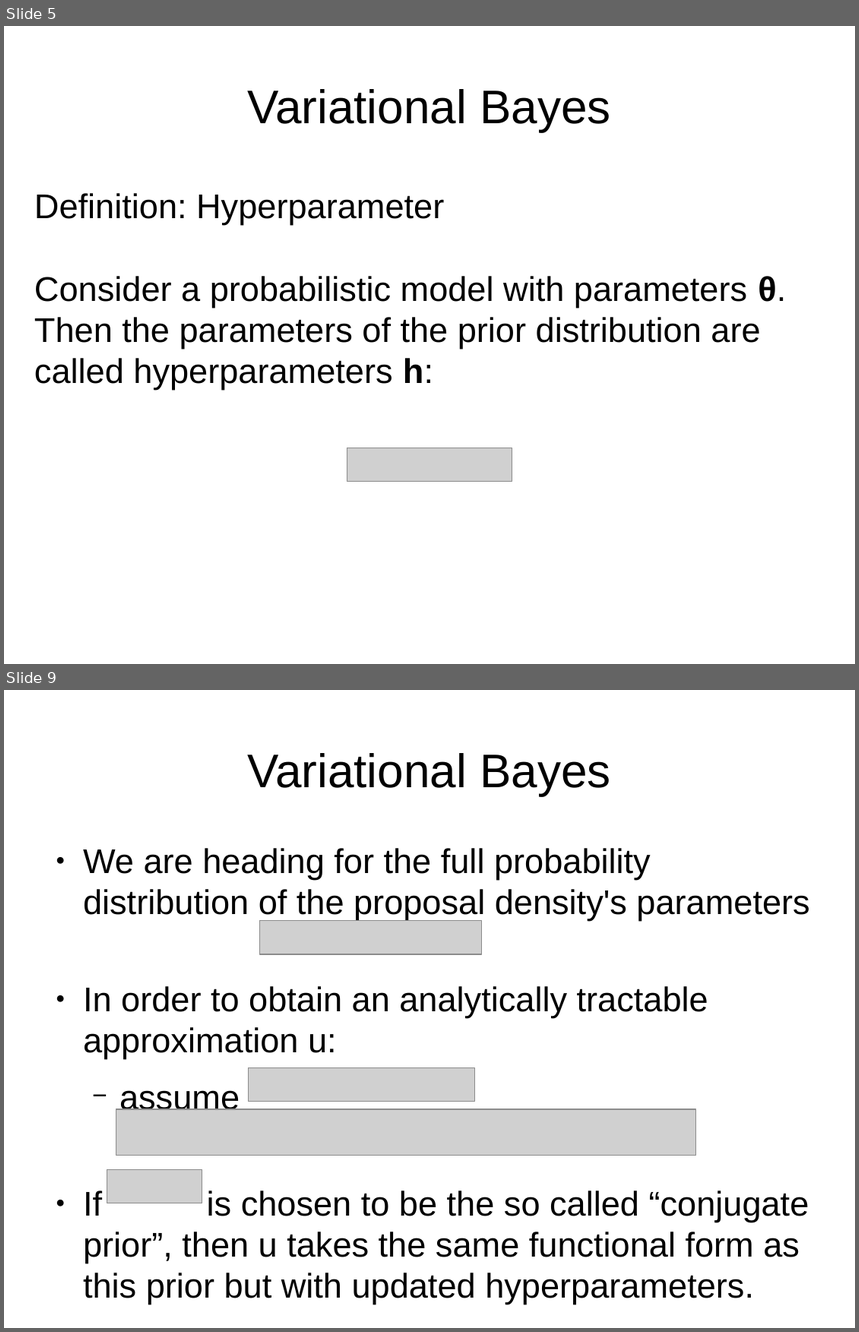
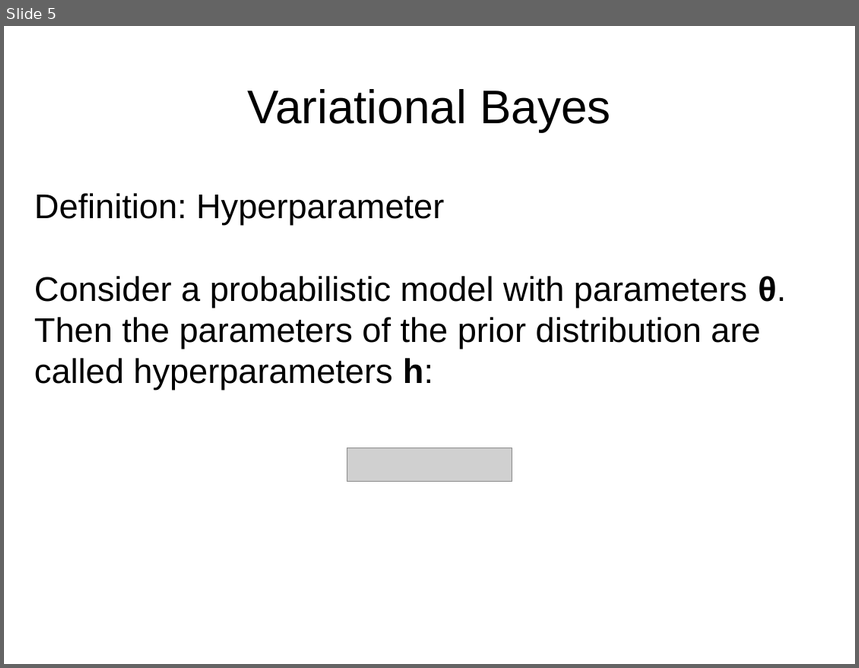
Before and after one commit to jPhy/master_thesis, a slide deck: presentation_25_July_BAT_day/presentation.odp. Shown one above the other, each under a label of ours: slides 5 and 9 before the commit, slide 5 after it; the slides between them are not shown. The pictures are 859x1332 and 859x668 pixels, drawn with LibreOffice and Linux fonts; fonts in the diff are those of the drawing; grey boxes stand for pictures. Boxes give left, top, right and bottom in pixels: in the first picture for what was removed or moved away, otherwise in the second. Text is boxed around its words. In the diff, an @@ line names an element or a change of style, - is before the commit and + after.

```diff
--- a/presentation_25_July_BAT_day/presentation.odp
+++ b/presentation_25_July_BAT_day/presentation.odp
@@ slide 9 removed at bbox=[4, 690, 855, 1328], background #FFFFFF @@
@@ title removed at bbox=[247, 753, 610, 796] @@
-Variational Bayes
@@ text removed at bbox=[83, 848, 810, 1305] @@
-● We are heading for the full probability distribution of the proposal density's parameters .
-● In order to obtain an analytically tractable approximation u:
-  − assume
-● If is chosen to be the so called “conjugate prior”, then u takes the same functional form as this prior but with updated hyperparameters.
@@ picture removed at bbox=[259, 921, 482, 954] @@
@@ picture removed at bbox=[249, 1068, 475, 1102] @@
@@ picture removed at bbox=[116, 1110, 696, 1156] @@
@@ picture removed at bbox=[107, 1170, 202, 1204] @@
```
Also in this commit, not shown: 4 slides changed, 1 slide added, 2 other files.
